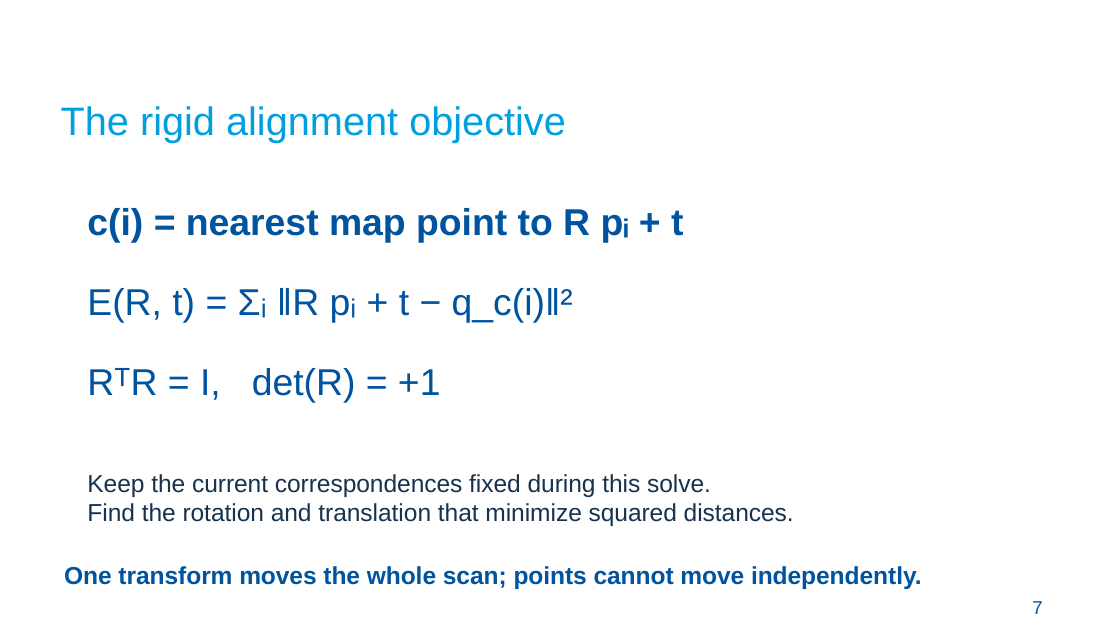
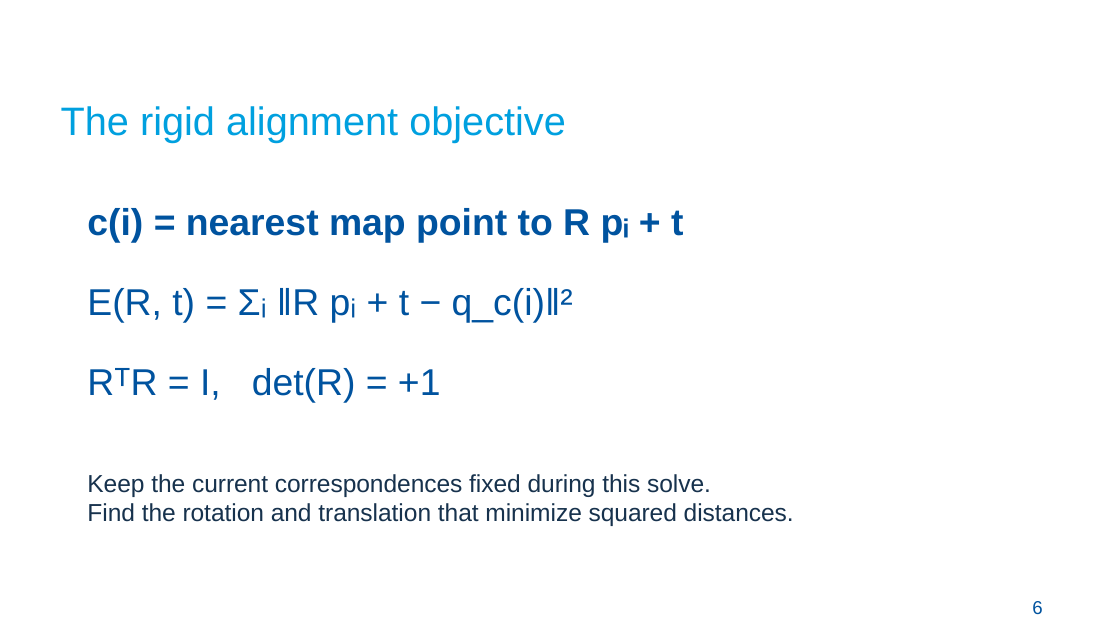
Before and after one commit to Croquembouche/Intro2AV-CourseContent, a slide deck: slide 6 of 2026/Presentations/Lecture 5 Localization for Autonomous Driving.pptx (slide 7 before the commit). Drawn at 1120x630 pixels with LibreOffice and Linux fonts; fonts in the diff are those of the drawing; background and template pictures are left out. Boxes give left, top, right and bottom in pixels: in the first picture for what was removed or moved away, otherwise in the second. Text is boxed around its words. In the diff, an @@ line names an element or a change of style, - is before the commit and + after.

```diff
--- a/2026/Presentations/Lecture 5 Localization for Autonomous Driving.pptx
+++ b/2026/Presentations/Lecture 5 Localization for Autonomous Driving.pptx
@@ text removed at [64,566,922,589] @@
-One transform moves the whole scan; points cannot move independently.
@@ text at [1032,601,1042,615]: text changed @@
-7
+6
```
Also in this commit, not shown: 21 other slides changed, 13 slides added, 9 slides removed, 8 other files.
